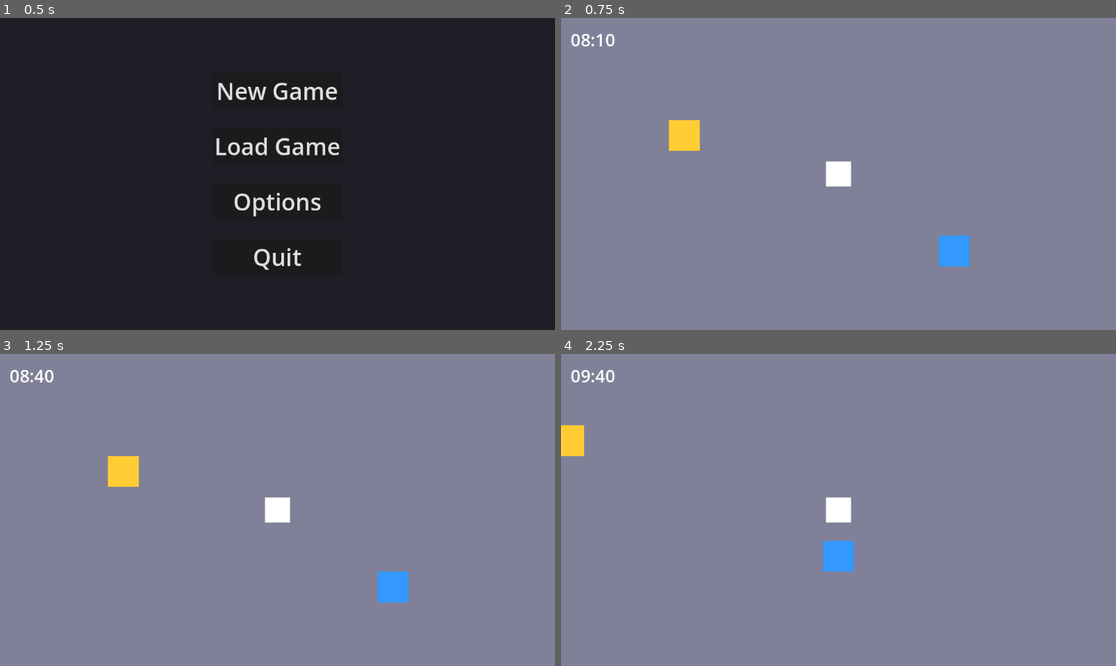
Above: before the commit, frames 1-4 (two rows, left to right).
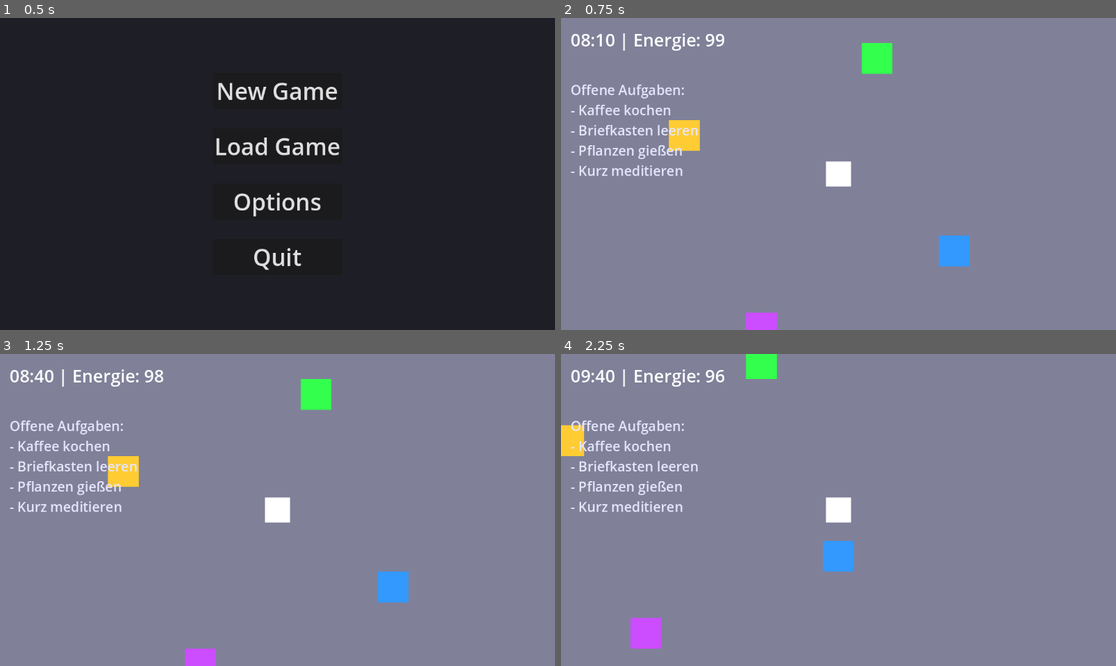
Above: after the commit, the same moments.

Repository: Ekibear811/DailyLifeSim
Game: Godot game, scene res://scenes/start_menu.tscn
Two runs of this game, one before a commit and one after it. Both use one fixed random seed, a clock stepped at 60 frames per second and the inputs below.
Inputs:
- Up to frame 1 (0.5 s): no input
- Up to frame 2 (0.75 s): click "New Game" at 0.5 s
- Up to frame 3 (1.25 s): no input
- Up to frame 4 (2.25 s): tap Enter at 1.25 s; hold Right (ui_right) 1.28-2.03 s; hold Down (ui_down) from 2.03 s (still down)

Frame 1 is identical in both runs. In frame 2, 2.6% of the frame differs, in the area x 1-60%, y 4-100%; in frame 3, 2.6%; in frame 4, 2.7%, in the area x 1-39%, y 0-95%.

Commit message:
Finales MVP: Vollständiges Daily Life Sim mit Tasks, Energie, Tag/Nacht

Diff:
--- a/scripts/main.gd
+++ b/scripts/main.gd
@@ -1,71 +1,100 @@
 extends Node2D
 
+# === Globale Variablen ===
 var player: CharacterBody2D
 var camera: Camera2D
+var background: ColorRect
+
+# HUD-Elemente
 var time_label: Label
 var message_label: Label
-var background: ColorRect
-
-# Tageszeit in Minuten
-var game_time: float = 480.0  # Start um 08:00
-
-const TIME_SCALE = 60.0  # 1 Sekunde = 1 Spielminute
+var task_list_label: Label
+
+# Tageszeit-System
+var game_time: float = 480.0          # Start um 08:00 Uhr
+const TIME_SCALE = 60.0               # 1 echte Sekunde = 1 Spielminute
+
+# Energie-System
+var energy: float = 100.0
+const ENERGY_DRAIN_PER_MINUTE = 2.0   # Energie sinkt langsam
 
 # Tasks
 var tasks = [
 	{
 		"name": "Kaffee kochen",
 		"position": Vector2(300, 200),
-		"color": Color(0.2, 0.6, 1.0),  # Blau
-		"completed": false,
-		"reward_text": "+ Energie! Du fühlst dich wach!"
+		"color": Color(0.2, 0.6, 1.0),
+		"completed": false,
+		"reward_energy": 30,
+		"reward_text": "+30 Energie! Du bist hellwach!"
 	},
 	{
 		"name": "Briefkasten leeren",
 		"position": Vector2(-400, -100),
-		"color": Color(1.0, 0.8, 0.2),  # Gelb
-		"completed": false,
-		"reward_text": "+ Post erledigt! Keine Rechnungen übersehen."
+		"color": Color(1.0, 0.8, 0.2),
+		"completed": false,
+		"reward_energy": 15,
+		"reward_text": "+15 Energie! Post erledigt."
+	},
+	{
+		"name": "Pflanzen gießen",
+		"position": Vector2(100, -300),
+		"color": Color(0.2, 1.0, 0.3),
+		"completed": false,
+		"reward_energy": 20,
+		"reward_text": "+20 Energie! Natur zufrieden."
+	},
+	{
+		"name": "Kurz meditieren",
+		"position": Vector2(-200, 400),
+		"color": Color(0.8, 0.3, 1.0),
+		"completed": false,
+		"reward_energy": 40,
+		"reward_text": "+40 Energie! Innere Ruhe gefunden."
 	}
 ]
 
-var task_objects = []  # Speichert die visuellen Quadrate
-
+var task_objects = []
+
+const SPEED = 400
+
+# === _ready() – Alles aufbauen ===
 func _ready():
-	# Hintergrund
+	# Großer Hintergrund
 	background = ColorRect.new()
 	background.color = Color(0.3, 0.3, 0.3, 1)
 	background.size = Vector2(10000, 10000)
 	background.position = Vector2(-5000, -5000)
 	add_child(background)
 
-	# Spieler
+	# Spieler (weißes Quadrat)
 	player = CharacterBody2D.new()
 	player.position = Vector2(0, 0)
 	add_child(player)
 
-	var sprite = ColorRect.new()
-	sprite.color = Color(1, 1, 1, 1)
-	sprite.size = Vector2(64, 64)
-	sprite.position = Vector2(-32, -32)
-	player.add_child(sprite)
-
-	var collision = CollisionShape2D.new()
+	var player_sprite = ColorRect.new()
+	player_sprite.color = Color(1, 1, 1, 1)
+	player_sprite.size = Vector2(64, 64)
+	player_sprite.position = Vector2(-32, -32)
+	player.add_child(player_sprite)
+
+	var player_collision = CollisionShape2D.new()
 	var shape = RectangleShape2D.new()
 	shape.size = Vector2(64, 64)
-	collision.shape = shape
-	player.add_child(collision)
-
-	# Kamera
+	player_collision.shape = shape
+	player.add_child(player_collision)
+
+	# Kamera folgt Spieler
 	camera = Camera2D.new()
 	camera.enabled = true
 	camera.zoom = Vector2(0.8, 0.8)
 	player.add_child(camera)
 
-	# HUD
+	# HUD (CanvasLayer)
 	var hud = CanvasLayer.new()
 	add_child(hud)
 
+	# Uhr
 	time_label = Label.new()
 	time_label.text = get_time_string()
 	time_label.add_theme_font_size_override("font_size", 36)
@@ -73,15 +102,28 @@
 	time_label.position = Vector2(20, 20)
 	hud.add_child(time_label)
 
+	# Nachrichten (z. B. Belohnung)
 	message_label = Label.new()
 	message_label.text = ""
 	message_label.add_theme_font_size_override("font_size", 42)
-	message_label.add_theme_color_override("font_color", Color(1, 1, 0.5))
+	message_label.add_theme_color_override("font_color", Color(1, 1, 0.6))
 	message_label.position = Vector2(20, 70)
-	message_label.modulate.a = 0  # Unsichtbar am Anfang
+	message_label.modulate.a = 0
 	hud.add_child(message_label)
 
+	# Task-Liste
+	task_list_label = Label.new()
+	task_list_label.text = get_task_list_text()
+	task_list_label.add_theme_font_size_override("font_size", 28)
+	task_list_label.add_theme_color_override("font_color", Color(0.9, 0.9, 1))
+	task_list_label.position = Vector2(20, 130)
+	hud.add_child(task_list_label)
+
 	# Task-Objekte erstellen
+	create_task_objects()
+
+# === Task-Objekte visuell erstellen ===
+func create_task_objects():
 	for task in tasks:
 		var obj = ColorRect.new()
 		obj.color = task.color
@@ -90,8 +132,7 @@
 		add_child(obj)
 		task_objects.append(obj)
 
-const SPEED = 400
-
+# === Bewegung + Interaktion ===
 func _physics_process(delta):
 	var velocity = Vector2.ZERO
 
@@ -112,6 +153,7 @@
 	if Input.is_action_just_pressed("interact"):
 		check_tasks()
 
+# === Task prüfen ===
 func check_tasks():
 	for i in range(tasks.size()):
 		var task = tasks[i]
@@ -119,31 +161,64 @@
 			continue
 
 		var dist = player.position.distance_to(task.position)
-		if dist < 100:  # Nah genug
+		if dist < 100:
 			task.completed = true
 			task_objects[i].color = Color(0.5, 0.5, 0.5)  # Grau = erledigt
+			energy += task.reward_energy
+			energy = min(energy, 100)  # Max 100
 			show_message(task.reward_text)
+			update_task_list()
 			break
 
+# === Nachricht anzeigen (3 Sekunden) ===
 func show_message(text: String):
 	message_label.text = text
 	message_label.modulate.a = 1.0
 	await get_tree().create_timer(3.0).timeout
 	message_label.modulate.a = 0.0
 
+# === Task-Liste aktualisieren ===
+func update_task_list():
+	task_list_label.text = get_task_list_text()
+
+func get_task_list_text() -> String:
+	var text = "Offene Aufgaben:\n"
+	var open_count = 0
+	for task in tasks:
+		if not task.completed:
+			text += "- " + task.name + "\n"
+			open_count += 1
+	if open_count == 0:
+		text += "Alle erledigt! Guter Tag!"
+	return text
+
+# === Zeit + Tag/Nacht + Energie ===
 func _process(delta):
+	# Zeit läuft
 	game_time += delta * TIME_SCALE
 	if game_time >= 1440:
 		game_time -= 1440
-
-	time_label.text = get_time_string()
-
+		# Tagesabschluss (optional erweitern)
+		show_message("Neuer Tag beginnt! Energie zurückgesetzt.")
+		energy = 100.0
+
+	# Energie sinkt langsam
+	energy -= ENERGY_DRAIN_PER_MINUTE * delta * (TIME_SCALE / 60.0)
+	energy = max(energy, 0)
+
+	# HUD aktualisieren
+	time_label.text = get_time_string() + " | Energie: " + str(int(energy))
+
+	# Tag/Nacht
 	var hour = int(game_time / 60)
 	if hour >= 6 and hour < 18:
-		background.color = Color(0.5, 0.5, 0.6, 1)
+		background.color = Color(0.5, 0.5, 0.6, 1)  # Tag
 	else:
-		background.color = Color(0.1, 0.1, 0.15, 1)
-
+		background.color = Color(0.1, 0.1, 0.15, 1)  # Nacht
+
+	update_task_list()
+
+# === Uhr-String ===
 func get_time_string() -> String:
 	var hours = int(game_time / 60)
 	var minutes = int(game_time) % 60
